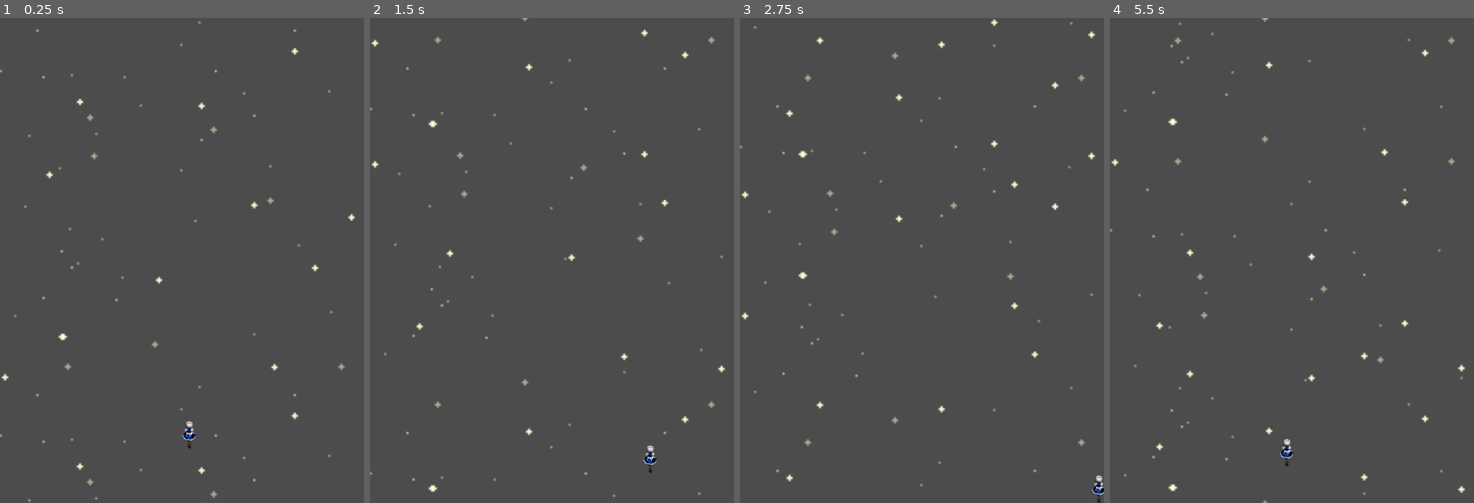
Above: before the commit, frames 1-4 (left to right).
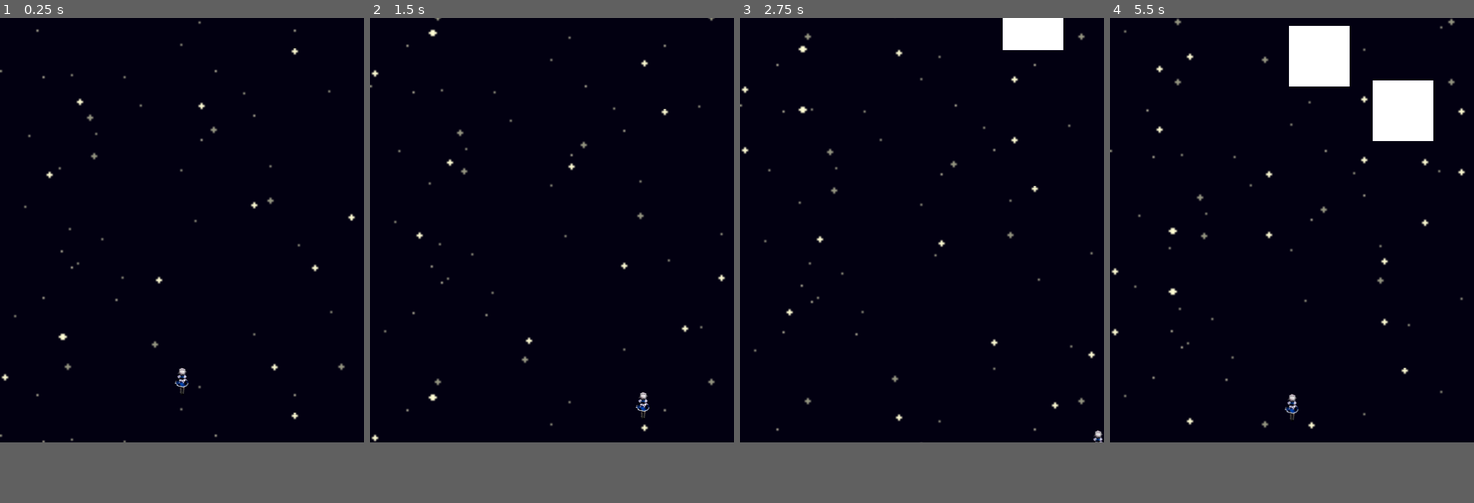
Above: after the commit, the same moments.

Repository: doomium-chloride/space-danmaku-game
Game: Godot game, scene res://sauce/World.tscn
Two runs of this game, one before a commit and one after it. Both use one fixed random seed, a clock stepped at 60 frames per second and the inputs below. This scene is started directly instead of the project's main scene.
Inputs:
- Up to frame 1 (0.25 s): no input
- Up to frame 2 (1.5 s): hold Right (move_right) 0.53-1.28 s; tap Space (toki, bound only after the commit) at 0.6, 1.35 s; hold Down (move_down) from 1.28 s (still down)
- Up to frame 3 (2.75 s): release Down (move_down) at 2.03 s; hold Right (move_right) from 2.03 s (still down); tap Space (toki, bound only after the commit) at 2.1 s
- Up to frame 4 (5.5 s): release Right (move_right) at 2.78 s; hold Up (move_up) 2.78-3.53 s; tap Space (toki, bound only after the commit) every 0.75 s from 2.85 to 5.1 s; hold Left (move_left) 3.53-5.03 s; hold Down (move_down) from 5.03 s (still down)
In our replay, the window is 600x800 before the commit and 600x700 after it. These sizes can differ from the game's own. Grey fills any space a smaller window leaves; there, only what the larger window draws over its background counts as a difference.

The runs differ from the first frame. In frame 1, 87% of the frame differs, in the area x 0-100%, y 0-100%; in frame 2, 87%; in frame 3, 87%; in frame 4, 87%.
Error after the commit: Parse Error: Mixed tabs and spaces in indentation. (res://sauce/bullet.gd:22)

Commit message:
Enough for today. Fixed the shooting timer problem. added collision detection for bullets vs bodies. only the bullets knows the details, this needs to be fixed TODO: Fix collision detection for bodies vs bullets

Diff:
--- a/project.godot
+++ b/project.godot
@@ -26,7 +26,7 @@
 [display]
 
 window/size/width=600
-window/size/height=800
+window/size/height=700
 
 [input]
 
@@ -50,7 +50,13 @@
 "events": [ Object(InputEventKey,"resource_local_to_scene":false,"resource_name":"","device":0,"alt":false,"shift":false,"control":false,"meta":false,"command":false,"pressed":false,"scancode":16777234,"unicode":0,"echo":false,"script":null)
  ]
 }
+toki={
+"deadzone": 0.5,
+"events": [ Object(InputEventKey,"resource_local_to_scene":false,"resource_name":"","device":0,"alt":false,"shift":false,"control":false,"meta":false,"command":false,"pressed":false,"scancode":32,"unicode":0,"echo":false,"script":null)
+ ]
+}
 
 [rendering]
 
+environment/default_clear_color=Color( 0.0117647, 0, 0.0705882, 1 )
 environment/default_environment="res://default_env.tres"
--- /dev/null
+++ b/sauce/Enemy.gd
@@ -0,0 +1,35 @@
+extends KinematicBody2D
+
+# Declare member variables here. Examples:
+# var a = 2
+# var b = "text"
+
+onready var global = get_node("/root/global")
+
+export var hp = 10
+export var velocity = Vector2()
+
+# Called when the node enters the scene tree for the first time.
+func _ready():
+	if not global.is_connected("enemy_hit",self,"_on_enemy_hit"):
+		global.connect("enemy_hit",self,"_on_enemy_hit")
+	randomize()
+	set_process(true)
+	pass # Replace with function body.
+
+# Called every frame. 'delta' is the elapsed time since the previous frame.
+func _process(delta):
+	if not global.time_stopped:
+		translate(velocity*delta)
+	if hp <= 0:
+		die()
+	if position.y > get_viewport_rect().size.y:
+		die()
+	pass
+
+func die():
+	queue_free()
+
+func _on_enemy_hit():
+	print(get_name()," enemy is hit")
+	pass
--- /dev/null
+++ b/sauce/Enemy.tscn
@@ -0,0 +1,16 @@
+[gd_scene load_steps=4 format=2]
+
+[ext_resource path="res://sauce/Enemy.gd" type="Script" id=1]
+[ext_resource path="res://assets/background/white.png" type="Texture" id=2]
+
+[sub_resource type="RectangleShape2D" id=1]
+extents = Vector2( 6.00396, 10.2816 )
+
+[node name="Enemy" type="KinematicBody2D"]
+script = ExtResource( 1 )
+
+[node name="Sprite" type="Sprite" parent="."]
+texture = ExtResource( 2 )
+
+[node name="shape" type="CollisionShape2D" parent="."]
+shape = SubResource( 1 )
--- /dev/null
+++ b/sauce/EnemyPawn.gd
@@ -0,0 +1,45 @@
+extends "res://sauce/Enemy.gd"
+
+# Declare member variables here. Examples:
+# var a = 2
+# var b = "text"
+const bullet_class = preload("res://sauce/bullet.tscn")
+const bullet_speed = 100
+const shoot_delay = 1.0
+var timer = null
+
+var shoot_now = false
+
+# Called when the node enters the scene tree for the first time.
+func _ready():
+	velocity.y = 100
+	begin_shooting()
+	set_process(true)
+	pass # Replace with function body.
+func shoot_bullet(speed):
+	var bullet = bullet_class.instance()
+	bullet.velocity.x = speed
+	bullet.position = position
+	get_tree().get_root().add_child(bullet)
+	pass
+
+func shoot():
+	if shoot_now:
+		shoot_bullet(bullet_speed)
+		shoot_bullet(bullet_speed*-1)
+		shoot_now = false
+
+func shoot_update():
+	shoot_now = true
+
+func begin_shooting():
+	timer = get_node("Timer")
+	timer.wait_time = shoot_delay
+	timer.connect("timeout",self,"shoot_update")
+	timer.start()
+# Called every frame. 'delta' is the elapsed time since the previous frame.
+func _process(delta):
+	if global.time_stopped:
+		return
+	shoot()
+	pass
--- /dev/null
+++ b/sauce/EnemyPawn.tscn
@@ -0,0 +1,13 @@
+[gd_scene load_steps=4 format=2]
+
+[ext_resource path="res://sauce/Enemy.tscn" type="PackedScene" id=1]
+[ext_resource path="res://sauce/EnemyPawn.gd" type="Script" id=2]
+[ext_resource path="res://assets/sprite/enemy/pawn.png" type="Texture" id=3]
+
+[node name="EnemyPawn" instance=ExtResource( 1 )]
+script = ExtResource( 2 )
+
+[node name="Sprite" parent="." index="0"]
+texture = ExtResource( 3 )
+
+[node name="Timer" type="Timer" parent="." index="2"]
--- /dev/null
+++ b/sauce/EnemySpawner.gd
@@ -0,0 +1,65 @@
+extends Node
+
+# Declare member variables here. Examples:
+# var a = 2
+# var b = "text"
+onready var global = get_node("/root/global")
+const enemy_testing = preload("res://sauce/Enemy.tscn")
+const enemy_pawn = preload("res://sauce/EnemyPawn.tscn")
+
+export var spawn_delay = 2
+
+var container = null
+var spawn_now = false
+var timer = null
+# Called when the node enters the scene tree for the first time.
+func _ready():
+	timer = get_node("Timer")
+	container = get_node("Container")
+	start_spawning()
+	set_process(true)
+	pass # Replace with function body.
+
+func start_spawning():
+	timer = get_node("Timer")
+	timer.wait_time = spawn_delay
+	timer.connect("timeout",self,"spawn_ok")
+	timer.start()
+
+# Called every frame. 'delta' is the elapsed time since the previous frame.
+func _process(delta):
+	if global.time_stopped:
+		return
+	spawn()
+	pass
+
+func spawn_ok():
+	spawn_now = true
+
+func spawn():
+	if spawn_now:
+		spawn_choice()
+		spawn_now = false
+func spawn_choice():
+	var sample = rand_range(0,2)
+	if sample < 1:
+		spawn_test()
+	elif sample < 2:
+		spawn_enemy(enemy_pawn)
+	pass
+func spawn_test():
+	var enemy = enemy_testing.instance()
+	enemy.position = choose_location()
+	enemy.velocity.y = 100
+	container.add_child(enemy)
+	pass
+func spawn_enemy(enemy_class):
+	var enemy = enemy_class.instance()
+	enemy.position = choose_location()
+	container.add_child(enemy)
+
+func choose_location():
+	var x_max = get_viewport().size.x
+	var x = rand_range(10,x_max-10)
+	var y = -10
+	return Vector2(x,y)
--- /dev/null
+++ b/sauce/EnemySpawner.tscn
@@ -0,0 +1,10 @@
+[gd_scene load_steps=2 format=2]
+
+[ext_resource path="res://sauce/EnemySpawner.gd" type="Script" id=1]
+
+[node name="EnemySpawner" type="Node"]
+script = ExtResource( 1 )
+
+[node name="Container" type="Node" parent="."]
+
+[node name="Timer" type="Timer" parent="."]
--- a/sauce/World.tscn
+++ b/sauce/World.tscn
@@ -1,101 +1,177 @@
-[gd_scene load_steps=10 format=2]
+[gd_scene load_steps=8 format=2]
 
-[ext_resource path="res://assets/background/white.png" type="Texture" id=1]
-[ext_resource path="res://sauce/player.gd" type="Script" id=2]
-[ext_resource path="res://assets/sprite/Th14SakuyaBackSprite.png" type="Texture" id=3]
-[ext_resource path="res://assets/Blaster Faster - Assets Only/sprites/stars_far.png" type="Texture" id=4]
-[ext_resource path="res://sauce/stars_far.gd" type="Script" id=5]
-[ext_resource path="res://assets/Blaster Faster - Assets Only/sprites/stars_close.png" type="Texture" id=6]
+[ext_resource path="res://assets/Blaster Faster - Assets Only/sprites/stars_far.png" type="Texture" id=1]
+[ext_resource path="res://sauce/stars_far.gd" type="Script" id=2]
+[ext_resource path="res://assets/Blaster Faster - Assets Only/sprites/stars_close.png" type="Texture" id=3]
+[ext_resource path="res://sauce/EnemySpawner.gd" type="Script" id=4]
+[ext_resource path="res://sauce/player.gd" type="Script" id=5]
+[ext_resource path="res://assets/sprite/Th14SakuyaBackSprite.png" type="Texture" id=6]
 
-[sub_resource type="ConvexPolygonShape2D" id=1]
-points = PoolVector2Array( 0, 0, 96, 0, 96, 96, 0, 96 )
-
-[sub_resource type="TileSet" id=2]
-0/name = "white.png 0"
-0/texture = ExtResource( 1 )
-0/tex_offset = Vector2( 0, 0 )
-0/modulate = Color( 1, 1, 1, 1 )
-0/region = Rect2( 0, 0, 100, 100 )
-0/tile_mode = 0
-0/occluder_offset = Vector2( 0, 0 )
-0/navigation_offset = Vector2( 0, 0 )
-0/shapes = [ {
-"autotile_coord": Vector2( 0, 0 ),
-"one_way": false,
-"one_way_margin": 1.0,
-"shape": SubResource( 1 ),
-"shape_transform": Transform2D( 1, 0, 0, 1, 0, 0 )
-} ]
-0/z_index = 0
-
-[sub_resource type="RectangleShape2D" id=3]
+[sub_resource type="RectangleShape2D" id=1]
 extents = Vector2( 8.75018, 22.8016 )
 
 [node name="World" type="Node2D"]
 
-[node name="TileMap" type="TileMap" parent="."]
-tile_set = SubResource( 2 )
-cell_size = Vector2( 100, 100 )
-collision_layer = 1048575
-collision_mask = 1048575
-format = 1
-tile_data = PoolIntArray( -1, 0, 0, -65536, 0, 0, -65535, 0, 0, -65534, 0, 0, -65533, 0, 0, -65532, 0, 0, -65531, 0, 0, -65530, 0, 0, 65535, 0, 0, 6, 0, 0, 131071, 0, 0, 65542, 0, 0, 196607, 0, 0, 131078, 0, 0, 262143, 0, 0, 196614, 0, 0, 327679, 0, 0, 262150, 0, 0, 393215, 0, 0, 327686, 0, 0, 458751, 0, 0, 393222, 0, 0, 524287, 0, 0, 458758, 0, 0, 589823, 0, 0, 524288, 0, 0, 524289, 0, 0, 524290, 0, 0, 524291, 0, 0, 524292, 0, 0, 524293, 0, 0, 524294, 0, 0 )
-
-[node name="player" type="KinematicBody2D" parent="."]
-position = Vector2( 311.684, 687.652 )
-script = ExtResource( 2 )
-
-[node name="playerCollision" type="CollisionShape2D" parent="player"]
-shape = SubResource( 3 )
-
-[node name="Sprite" type="Sprite" parent="player"]
-texture = ExtResource( 3 )
-
 [node name="stars" type="Node2D" parent="."]
+editor/display_folded = true
 
 [node name="stars_far" type="Node2D" parent="stars"]
+editor/display_folded = true
 
 [node name="stars_far_0" type="Sprite" parent="stars/stars_far"]
 scale = Vector2( 3.34009, 3.34009 )
-texture = ExtResource( 4 )
+texture = ExtResource( 1 )
 centered = false
 offset = Vector2( 0, -180 )
-script = ExtResource( 5 )
+script = ExtResource( 2 )
+
+[node name="stars_far_0_1" type="Sprite" parent="stars/stars_far"]
+scale = Vector2( 3.34009, 3.34009 )
+texture = ExtResource( 1 )
+centered = false
+offset = Vector2( 180, -180 )
+script = ExtResource( 2 )
+
+[node name="stars_far_0_2" type="Sprite" parent="stars/stars_far"]
+scale = Vector2( 3.34009, 3.34009 )
+texture = ExtResource( 1 )
+centered = false
+offset = Vector2( 360, -180 )
+script = ExtResource( 2 )
 
 [node name="stars_far_1" type="Sprite" parent="stars/stars_far"]
 scale = Vector2( 3.34009, 3.34009 )
-texture = ExtResource( 4 )
+texture = ExtResource( 1 )
 centered = false
-script = ExtResource( 5 )
+script = ExtResource( 2 )
+
+[node name="stars_far_1_1" type="Sprite" parent="stars/stars_far"]
+scale = Vector2( 3.34009, 3.34009 )
+texture = ExtResource( 1 )
+centered = false
+offset = Vector2( 180, 0 )
+script = ExtResource( 2 )
+
+[node name="stars_far_1_2" type="Sprite" parent="stars/stars_far"]
+scale = Vector2( 3.34009, 3.34009 )
+texture = ExtResource( 1 )
+centered = false
+offset = Vector2( 360, 0 )
+script = ExtResource( 2 )
 
 [node name="stars_far_2" type="Sprite" parent="stars/stars_far"]
 scale = Vector2( 3.34009, 3.34009 )
-texture = ExtResource( 4 )
+texture = ExtResource( 1 )
 centered = false
 offset = Vector2( 0, 180 )
-script = ExtResource( 5 )
+script = ExtResource( 2 )
+
+[node name="stars_far_2_1" type="Sprite" parent="stars/stars_far"]
+scale = Vector2( 3.34009, 3.34009 )
+texture = ExtResource( 1 )
+centered = false
+offset = Vector2( 180, 180 )
+script = ExtResource( 2 )
+
+[node name="stars_far_2_2" type="Sprite" parent="stars/stars_far"]
+scale = Vector2( 3.34009, 3.34009 )
+texture = ExtResource( 1 )
+centered = false
+offset = Vector2( 360, 180 )
+script = ExtResource( 2 )
 
 [node name="stars_close" type="Node2D" parent="stars"]
+editor/display_folded = true
 
 [node name="stars_close_0" type="Sprite" parent="stars/stars_close"]
 scale = Vector2( 3.34009, 3.34009 )
-texture = ExtResource( 6 )
+texture = ExtResource( 3 )
 centered = false
 offset = Vector2( 0, -180 )
-script = ExtResource( 5 )
+script = ExtResource( 2 )
+velocity = Vector2( 0, 200 )
+
+[node name="stars_close_0_1" type="Sprite" parent="stars/stars_close"]
+scale = Vector2( 3.34009, 3.34009 )
+texture = ExtResource( 3 )
+centered = false
+offset = Vector2( 180, -180 )
+script = ExtResource( 2 )
+velocity = Vector2( 0, 200 )
+
+[node name="stars_close_0_2" type="Sprite" parent="stars/stars_close"]
+scale = Vector2( 3.34009, 3.34009 )
+texture = ExtResource( 3 )
+centered = false
+offset = Vector2( 360, -180 )
+script = ExtResource( 2 )
 velocity = Vector2( 0, 200 )
 
 [node name="stars_close_1" type="Sprite" parent="stars/stars_close"]
 scale = Vector2( 3.34009, 3.34009 )
-texture = ExtResource( 6 )
+texture = ExtResource( 3 )
 centered = false
-script = ExtResource( 5 )
+script = ExtResource( 2 )
+velocity = Vector2( 0, 200 )
+
+[node name="stars_close_1_1" type="Sprite" parent="stars/stars_close"]
+scale = Vector2( 3.34009, 3.34009 )
+texture = ExtResource( 3 )
+centered = false
+offset = Vector2( 180, 0 )
+script = ExtResource( 2 )
+velocity = Vector2( 0, 200 )
+
+[node name="stars_close_1_2" type="Sprite" parent="stars/stars_close"]
+scale = Vector2( 3.34009, 3.34009 )
+texture = ExtResource( 3 )
+centered = false
+offset = Vector2( 360, 0 )
+script = ExtResource( 2 )
 velocity = Vector2( 0, 200 )
 
 [node name="stars_close_2" type="Sprite" parent="stars/stars_close"]
 scale = Vector2( 3.34009, 3.34009 )
-texture = ExtResource( 6 )
+texture = ExtResource( 3 )
 centered = false
 offset = Vector2( 0, 180 )
+script = ExtResource( 2 )
+velocity = Vector2( 0, 200 )
+
+[node name="stars_close_2_1" type="Sprite" parent="stars/stars_close"]
+scale = Vector2( 3.34009, 3.34009 )
+texture = ExtResource( 3 )
+centered = false
+offset = Vector2( 180, 180 )
+script = ExtResource( 2 )
+velocity = Vector2( 0, 200 )
+
+[node name="stars_close_2_2" type="Sprite" parent="stars/stars_close"]
+scale = Vector2( 3.34009, 3.34009 )
+texture = ExtResource( 3 )
+centered = false
+offset = Vector2( 360, 180 )
+script = ExtResource( 2 )
+velocity = Vector2( 0, 200 )
+
+[node name="EnemySpawner" type="Node" parent="."]
+editor/display_folded = true
+script = ExtResource( 4 )
+
+[node name="Container" type="Node" parent="EnemySpawner"]
+
+[node name="Timer" type="Timer" parent="EnemySpawner"]
+
+[node name="player" type="KinematicBody2D" parent="."]
+editor/display_folded = true
+position = Vector2( 300, 600 )
 script = ExtResource( 5 )
-velocity = Vector2( 0, 200 )
+
+[node name="playerCollision" type="CollisionShape2D" parent="player"]
+shape = SubResource( 1 )
+
+[node name="Sprite" type="Sprite" parent="player"]
+texture = ExtResource( 6 )
+
+[node name="danmaku_timer" type="Timer" parent="player"]
+autostart = true
--- /dev/null
+++ b/sauce/bullet.gd
@@ -0,0 +1,36 @@
+extends Area2D
+
+
+onready var global = get_node("/root/global")
+# Declare member variables here. Examples:
+# var a = 2
+# var b = "text"
+export var of_player = false
+export var velocity = Vector2()
+export var damage = 5
+
+# Called when the node enters the scene tree for the first time.
+func _ready():
+	set_process(true)
+	pass # Replace with function body.
+
+# Called every frame. 'delta' is the elapsed time since the previous frame.
+func _process(delta):
+	if of_player or not get_node("/root/global").time_stopped:
+		translate(velocity * delta)
+	if not get_node("notifier").is_on_screen():
+        queue_free()
+	pass
+
+
+
+func _on_bullet_body_shape_entered(body_id, body, body_shape, area_shape):
+	if of_player:
+		if body.get_name() != "player":
+			global.emit_signal("enemy_hit")
+			queue_free()
+	else:
+		if body.get_name() == "player":
+			global.emit_signal("player_hit")
+			queue_free()
+	pass # Replace with function body.
--- /dev/null
+++ b/sauce/bullet.tscn
@@ -0,0 +1,19 @@
+[gd_scene load_steps=4 format=2]
+
+[ext_resource path="res://sauce/bullet.gd" type="Script" id=1]
+[ext_resource path="res://assets/sprite/bullet/basic1.png" type="Texture" id=2]
+
+[sub_resource type="CircleShape2D" id=1]
+radius = 7.82102
+
+[node name="bullet" type="Area2D"]
+script = ExtResource( 1 )
+
+[node name="CollisionShape2D" type="CollisionShape2D" parent="."]
+shape = SubResource( 1 )
+
+[node name="Sprite" type="Sprite" parent="."]
+texture = ExtResource( 2 )
+
+[node name="notifier" type="VisibilityNotifier2D" parent="."]
+[connection signal="body_shape_entered" from="." to="." method="_on_bullet_body_shape_entered"]
--- a/sauce/global.gd
+++ b/sauce/global.gd
@@ -3,12 +3,14 @@
 # Declare member variables here. Examples:
 # var a = 2
 # var b = "text"
+
 export var time_stopped = false
 
 # Called when the node enters the scene tree for the first time.
 func _ready():
 	pass # Replace with function body.
-
+signal enemy_hit
+signal player_hit
 # Called every frame. 'delta' is the elapsed time since the previous frame.
 #func _process(delta):
 #	pass
--- a/sauce/player.gd
+++ b/sauce/player.gd
@@ -1,20 +1,29 @@
 extends KinematicBody2D
 
-
+const bullet_class = preload("res://sauce/bullet.tscn")
+onready var global = get_node("/root/global")
 # Declare member variables here. Examples:
 # var a = 2
 # var b = "text"
+var danmaku_delay = 0.2
+var shoot_now = false
+
+
 var speed = 200
 var moving = false
 
 
 # Called when the node enters the scene tree for the first time.
 func _ready():
-	# Replace with function body.
+	if not global.is_connected("player_hit",self,"_on_player_hit"):
+		global.connect("player_hit",self,"_on_player_hit")
+	begin_shooting()
+	set_process(true)
 	pass
 
 func _physics_process(delta):
 	var move_vec = Vector2()
+	#movement controls
 	if Input.is_action_pressed("move_up"):
 		move_vec.y -= 1
 	if Input.is_action_pressed("move_down"):
@@ -23,13 +32,53 @@
 		move_vec.x -= 1
 	if Input.is_action_pressed("move_right"):
 		move_vec.x += 1
+	#borders
+	if position.y < scale.y:
+		move_vec.y = max(move_vec.y,0)
+	if position.y > get_viewport_rect().size.y*scale.y:
+		move_vec.y = min(move_vec.y,0)
+	if position.x < scale.x:
+		move_vec.x = max(move_vec.x,0)
+	if position.x > get_viewport_rect().size.x*scale.x:
+		move_vec.x = min(move_vec.x,0)
 	moving = move_vec.length() != 0
 	move_vec = move_vec.normalized()
-	move_and_collide(move_vec * speed * delta)
+	var collision = move_and_collide(move_vec * speed * delta)
+	if collision:
+		print(collision.collider.get_name())
+		pass
 
-	#clamping
+func begin_shooting():
+	var danmaku_timer = get_node("danmaku_timer")
+	danmaku_timer.wait_time = danmaku_delay
+	danmaku_timer.connect("timeout",get_node("."),"shoot_again")
+	danmaku_timer.start()
+
+
+func shoot_again():
+	shoot_now = true
+	pass
+
+func shoot():
+	if shoot_now:
+		shoot_bullet()
+		shoot_now = false
+
+func shoot_bullet():
+	var bullet = bullet_class.instance()
+	bullet.of_player = true
+	bullet.velocity.y = -300
+	bullet.position = position
+	get_tree().get_root().add_child(bullet)
 
 
 # Called every frame. 'delta' is the elapsed time since the previous frame.
-#func _process(delta):
-#	pass
+func _process(delta):
+	shoot()
+	if Input.is_action_just_pressed("toki"):
+		global.time_stopped = not global.time_stopped
+	pass
+
+func _on_player_hit():
+	print("player is hit")
+	pass
--- a/sauce/player.tscn
+++ b/sauce/player.tscn
@@ -3,14 +3,17 @@
 [ext_resource path="res://sauce/player.gd" type="Script" id=1]
 [ext_resource path="res://assets/sprite/Th14SakuyaBackSprite.png" type="Texture" id=2]
 
-[sub_resource type="RectangleShape2D" id=3]
+[sub_resource type="RectangleShape2D" id=1]
 extents = Vector2( 8.75018, 22.8016 )
 
 [node name="player" type="KinematicBody2D"]
 script = ExtResource( 1 )
 
 [node name="playerCollision" type="CollisionShape2D" parent="."]
-shape = SubResource( 3 )
+shape = SubResource( 1 )
 
 [node name="Sprite" type="Sprite" parent="."]
 texture = ExtResource( 2 )
+
+[node name="danmaku_timer" type="Timer" parent="."]
+autostart = true
--- a/sauce/stars_far.gd
+++ b/sauce/stars_far.gd
@@ -3,6 +3,7 @@
 # Declare member variables here. Examples:
 # var a = 2
 # var b = "text"
+onready var global = get_node("/root/global")
 export var velocity = Vector2(0,50)
 
 # Called when the node enters the scene tree for the first time.
@@ -21,7 +22,7 @@
 	return offset.y * scale.y
 # Called every frame. 'delta' is the elapsed time since the previous frame.
 func _process(delta):
-	if get_node("/root/global").time_stopped:
+	if global.time_stopped:
 		return
 	translate(velocity * delta)
 	if get_y() >= get_viewport_rect().size.y:
Binary file added: assets/background/black.png
Not shown, added: assets/background/black.png.import
Binary file added: assets/sprite/bullet/basic1.png
Not shown, added: assets/sprite/bullet/basic1.png.import
Binary file added: assets/sprite/enemy/pawn.png
Not shown, added: assets/sprite/enemy/pawn.png.import
Binary file added: assets/sprite/enemy/pawn1.png
Not shown, added: assets/sprite/enemy/pawn1.png.import
